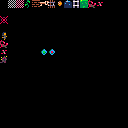
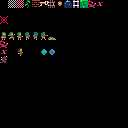
Comparing the layer stacks of the two 128×128 images. Changes:
added layer "Layer 8" above "player" over box(33, 32, 38, 40)
added layer "player" above "Layer 7" over box(1, 32, 56, 40)
painted on "Layer 6" over box(1, 32, 23, 56)
